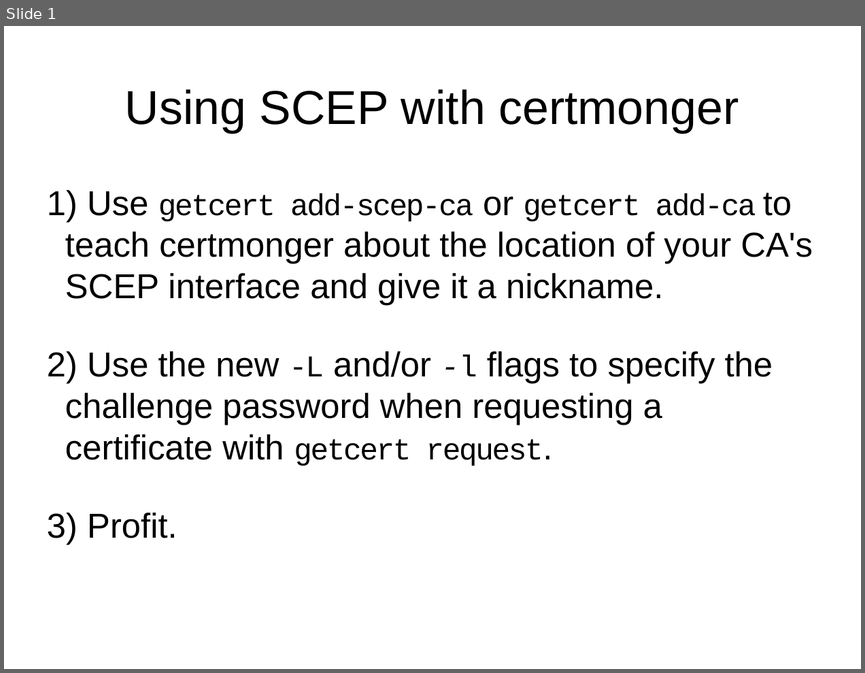
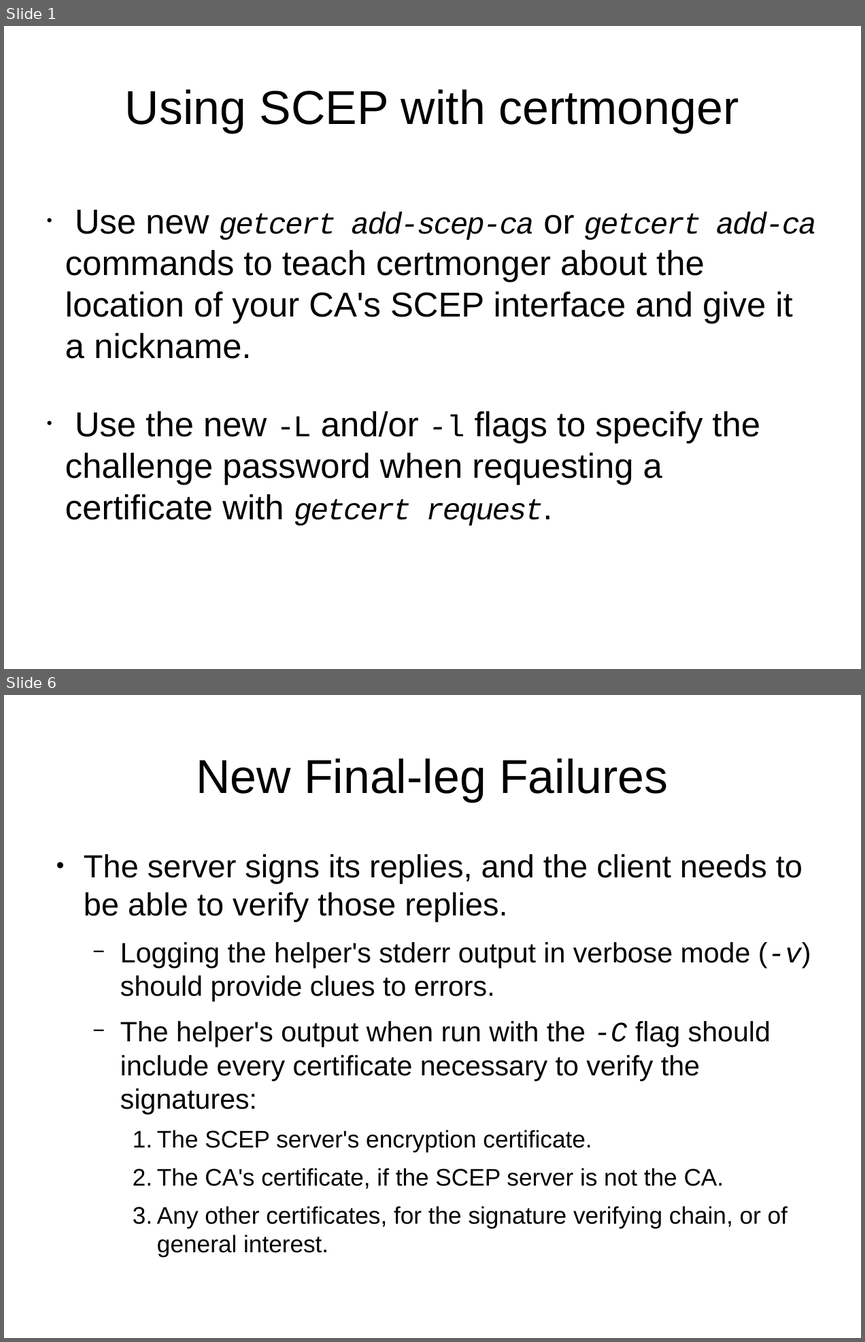
Before and after one commit to haxorsebb/certmonger, a slide deck: doc/scep.odp. Shown one above the other, each under a label of ours: slide 1 before the commit, slides 1 and 6 after it; the slides between them are not shown. The pictures are 865x673 and 865x1342 pixels, drawn with LibreOffice and Linux fonts; fonts in the diff are those of the drawing. Boxes give left, top, right and bottom in pixels: in the first picture for what was removed or moved away, otherwise in the second. Text is boxed around its words. In the diff, an @@ line names an element or a change of style, - is before the commit and + after.

Commit message:
Add info on troubleshooting to SCEP presentation
Add more slides about troubleshooting to the single slide on how to use
SCEP.  The verbose logging from the helper needs to be something we just
expose in debug mode.

```diff
--- a/doc/scep.odp
+++ b/doc/scep.odp
@@ slide 6 added at <box>4,695,861,1338</box>, background #FFFFFF @@
@@ title added at <box>196,758,668,802</box>, 44 pt, text #000000 @@
+New Final-leg Failures
@@ text added at <box>84,854,811,1227</box>, 25.9 pt, text #000000 @@
+● The server signs its replies, and the client needs to be able to verify those replies.
+  − Logging the helper's stderr output in verbose mode (-v) should provide clues to errors.
+  − The helper's output when run with the -C flag should include every certificate necessary to verify the signatures:
+    1. The SCEP server's encryption certificate.
+    2. The CA's certificate, if the SCEP server is not the CA.
+    3. Any other certificates, for the signature verifying chain, or of general interest.
@@ slide 1 changed as well @@
@@ subtitle at <box>65,210,817,359</box>: text changed @@
-1) Use getcert add-scep-ca or getcert add-ca to teach certmonger about the location of your CA's SCEP interface and give it a nickname.
+• Use new getcert add-scep-ca or getcert add-ca commands to teach certmonger about the location of your CA's SCEP interface and give it a nickname.
@@ subtitle at <box>65,411,760,526</box>: italic on in "getcert request."; bullet 1) to • @@
@@ subtitle at <box>87,512,177,538</box>: paragraph removed @@
-3) Profit.
```
Also in this commit, not shown: 5 other slides added.
